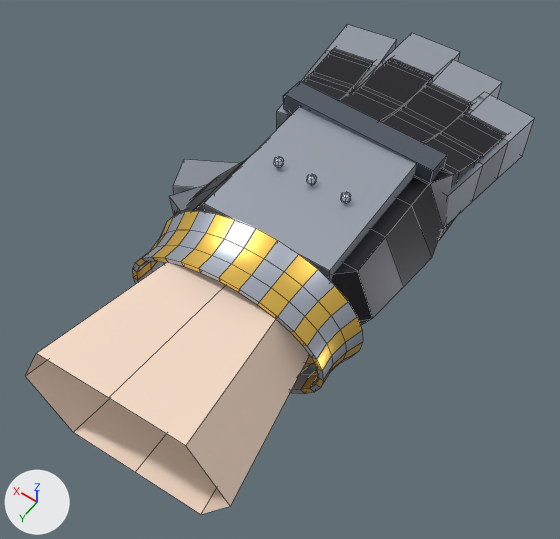
Before and after pictures for a commit that changed the FBX model Assets/ZonkContent/Art/Models/HandLooks/Hand_Gauntlet.fbx.
Before and after are seen from a 50 mm lens placed at (-0.821, 1.134, 1.552), pointed at (-0.055, 0.061, -0.134). The axes (+X, +Y, +Z) are drawn at lower left. The lights are the same throughout. The older version comes first. Mesh edges are drawn as thin lines.

Objects in the first picture: 'Hand_Gauntlet'.
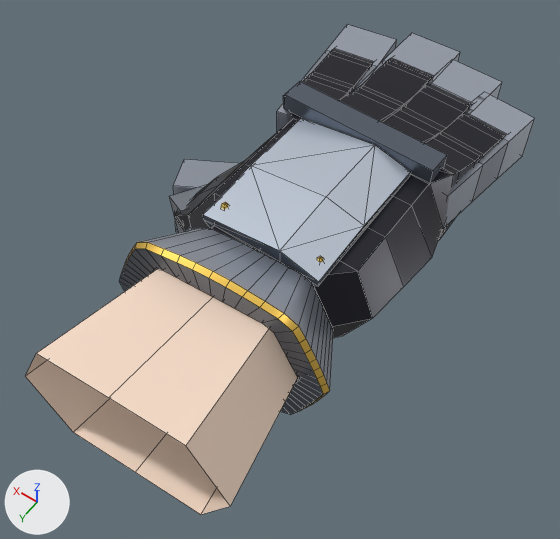
Where the change shows, as pixel boxes (x1, y1, x2, y2) in the pictures (560 x 539 px):
part 1 of me_hand_gauntlet, rebuilt: before (204, 107, 416, 281); after (203, 118, 411, 286)
part 2 of me_hand_gauntlet, added: after (119, 228, 333, 415)
part 3 of me_hand_gauntlet, reshaped: before (133, 156, 363, 394); after (221, 202, 323, 262)
part 4 of me_hand_gauntlet, surface changed: before (311, 174, 351, 200); after (320, 256, 323, 261)

Diff of the bpy script that builds the scene:
```diff
--- a/Assets/ZonkContent/Art/Models/HandLooks/Hand_Gauntlet.fbx.py
+++ b/Assets/ZonkContent/Art/Models/HandLooks/Hand_Gauntlet.fbx.py
@@ me_hand_gauntlet @@
 # used by ob_hand_gauntlet; location = (0.0, 0.0, 0.0)
-me_hand_gauntlet.from_pydata(...)  # 731 vertices, 724 faces; spans x -0.43..0.46, y -0.8..0.74, z -0.32..0.23
+me_hand_gauntlet.from_pydata(...)  # 891 vertices, 932 faces; spans x -0.43..0.46, y -0.8..0.74, z -0.32..0.23
+# me_hand_gauntlet part 1: the loose piece of 8 vertices spanning x -0.29..0.08, y -0.22..0.2, z 0.12..0.19 is rebuilt with 18 vertices and now spans x -0.28..0.07, y -0.21..0.22, z 0.01..0.19
+# me_hand_gauntlet part 2: a new loose piece of 288 vertices spanning x -0.41..0.2, y 0.22..0.41, z -0.23..0.23, in mat_hand_gauntlet (picture img_hand_gauntlet_png)
+# me_hand_gauntlet part 3: 27 vertices moved from x -0.22..0.0, y -0.01..0.02, z 0.18..0.21 to x -0.26..0.04, y -0.17..0.19, z 0.05..0.17; 288 vertices removed from x -0.4..0.19, y -0.01..0.38, z -0.23..0.23; 46 vertices added at x -0.26..0.18, y -0.18..0.39, z -0.01..0.17
+# me_hand_gauntlet part 4: 12 kept faces spanning x -0.26..0.04, y 0.16..0.19, z 0.15..0.17 get new texture (UV) coordinates
+# other edits to the shape of me_hand_gauntlet do not show in these pictures
 me_hand_gauntlet.materials.append(mat_hand_skin)
```
